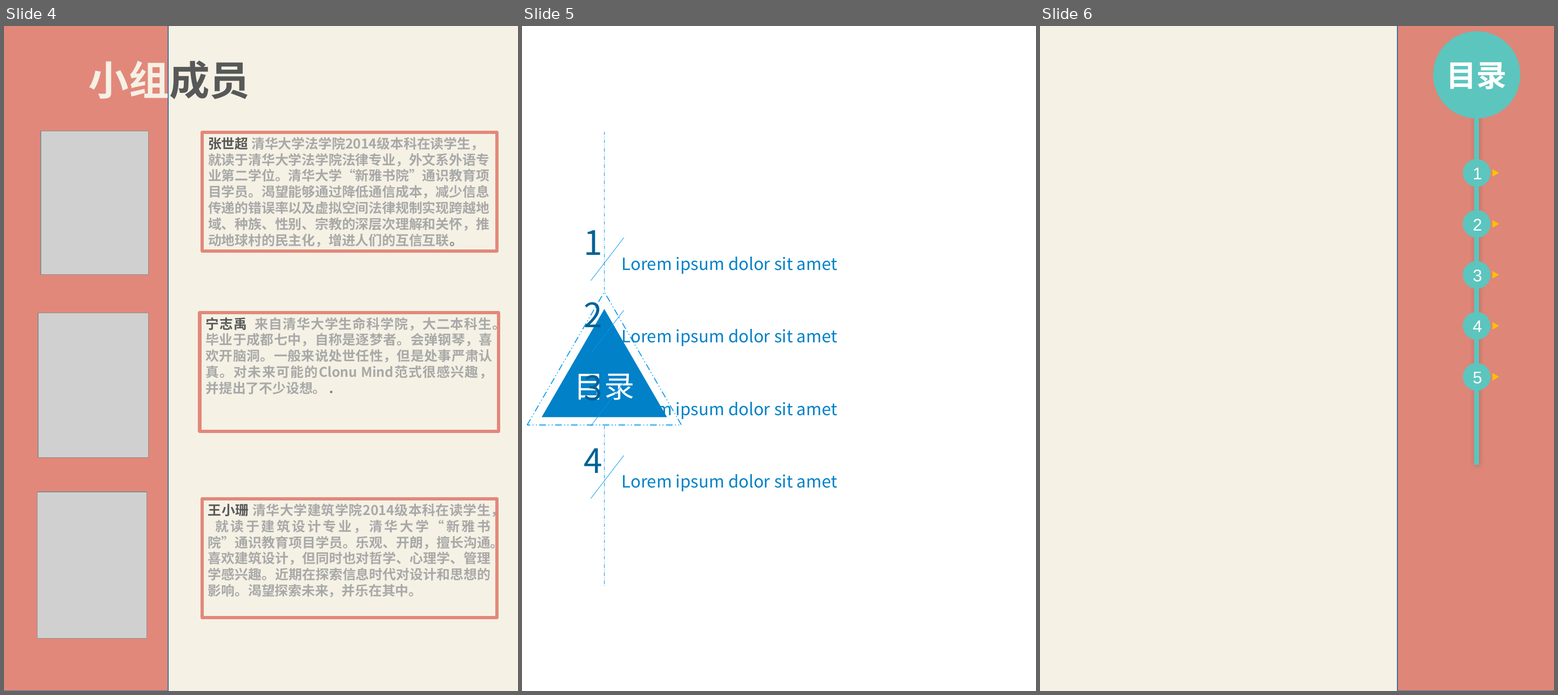
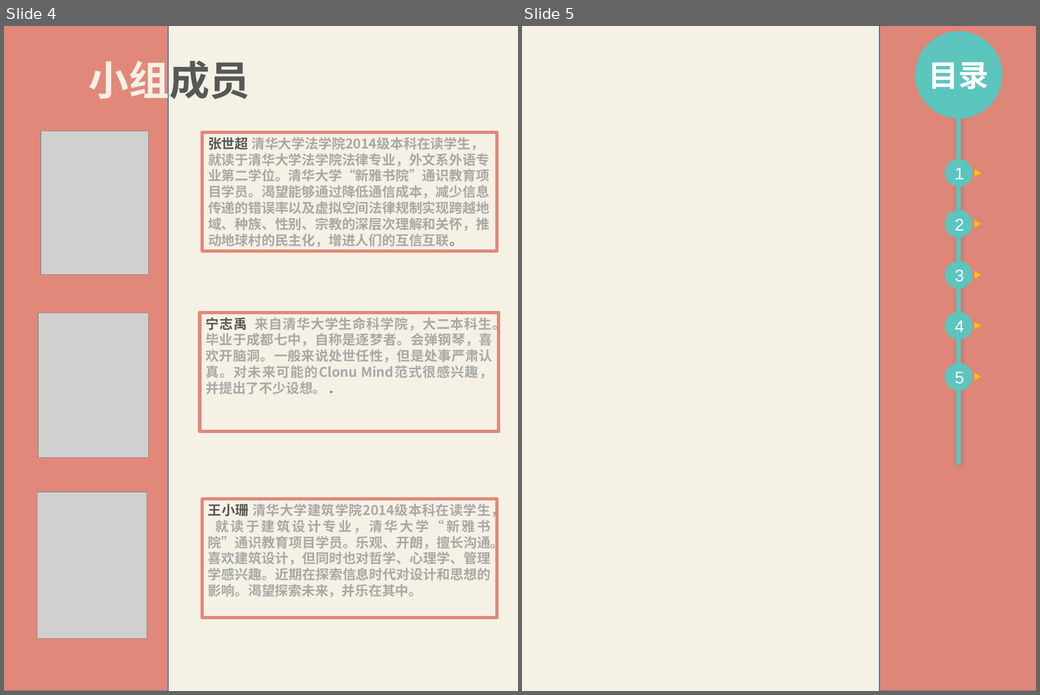
Before and after one commit to XLP-Based-Courses/-, a slide deck: 学习报告文本/学习报告模板.pptx. Shown side by side, each under a label of ours: slides 4, 5 and 6 before the commit, slides 4 and 5 after it. The pictures are 1558x695 and 1040x695 pixels, drawn with LibreOffice and Linux fonts; fonts in the diff are those of the drawing; grey boxes stand for pictures. Boxes give left, top, right and bottom in pixels: in the first picture for what was removed or moved away, otherwise in the second. Text is boxed around its words. In the diff, an @@ line names an element or a change of style, - is before the commit and + after.

```diff
--- a/学习报告文本/学习报告模板.pptx
+++ b/学习报告文本/学习报告模板.pptx
@@ slide 5 removed at (x1=522, y1=26, x2=1036, y2=691), background #FFFFFF @@
@@ line removed from (604, 132) to (604, 292) @@
@@ text removed at (x1=584, y1=230, x2=602, y2=255) @@
-1
@@ line removed from (624, 238) to (591, 281) @@
@@ text removed at (x1=622, y1=257, x2=837, y2=274) @@
-Lorem ipsum dolor sit amet
@@ triangle removed at (x1=527, y1=292, x2=682, y2=425) @@
@@ text removed at (x1=584, y1=296, x2=602, y2=336) @@
-2
@@ triangle removed at (x1=542, y1=309, x2=667, y2=418) @@
-目录
@@ line removed from (624, 310) to (591, 353) @@
@@ text removed at (x1=622, y1=326, x2=837, y2=347) @@
-Lorem ipsum dolor sit amet
@@ text removed at (x1=584, y1=374, x2=602, y2=400) @@
-3
@@ line removed from (624, 383) to (591, 426) @@
@@ text removed at (x1=622, y1=398, x2=837, y2=420) @@
-Lorem ipsum dolor sit amet
@@ line removed from (604, 426) to (604, 585) @@
@@ text removed at (x1=584, y1=448, x2=602, y2=473) @@
-4
@@ line removed from (624, 455) to (591, 499) @@
@@ text removed at (x1=622, y1=474, x2=837, y2=491) @@
-Lorem ipsum dolor sit amet
@@ what was slide 6 is now slide 5 @@
```
Also in this commit, not shown: 2 slides changed, 5 slides added, 2 other slides removed.
